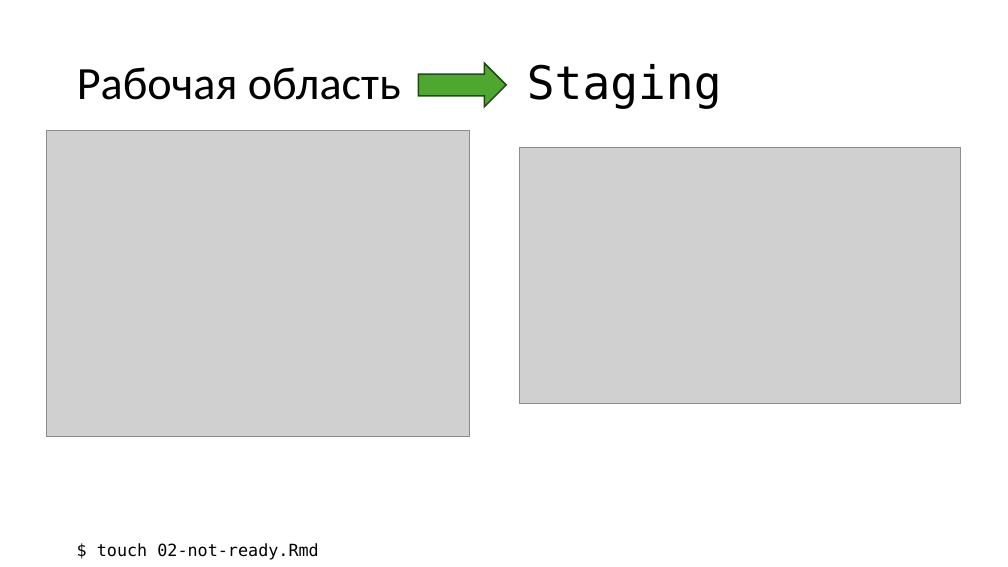
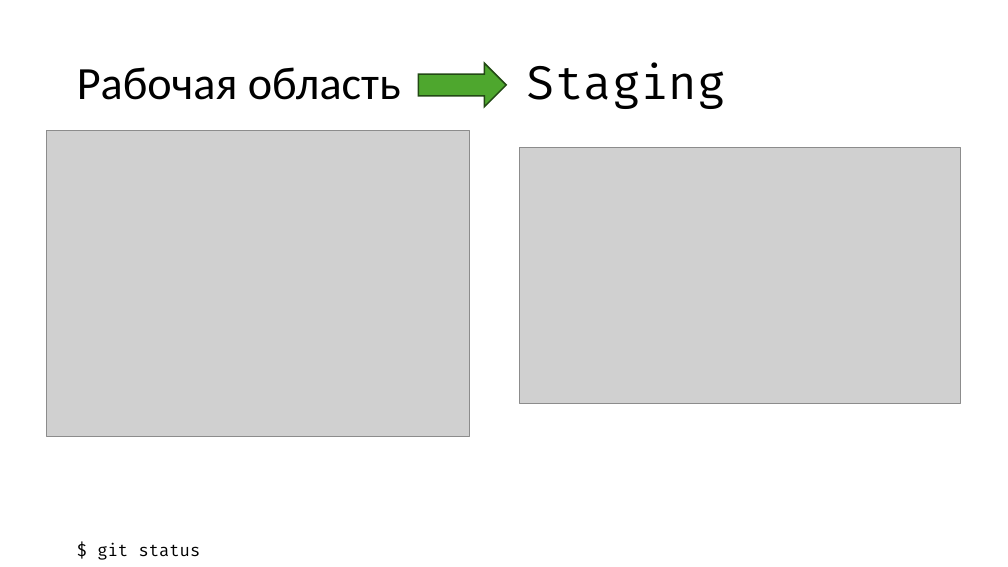
Before and after one commit to yoursdearboy/git-101, a slide deck: slide 45 of slides.pptx (slide 16 before the commit). Drawn at 1008x567 pixels with LibreOffice and Linux fonts; fonts in the diff are those of the drawing; grey boxes stand for pictures. Boxes give left, top, right and bottom in pixels: in the first picture for what was removed or moved away, otherwise in the second. Text is boxed around its words. In the diff, an @@ line names an element or a change of style, - is before the commit and + after.

```diff
--- a/slides.pptx
+++ b/slides.pptx
@@ text "Staging" at (527, 62, 726, 109): font DejaVu Sans Mono to Fira Code @@
@@ text at (97, 543, 201, 560): text changed; font DejaVu Sans Mono to Fira Code @@
-$ touch 02-not-ready.Rmd
+$ git status
```
Also in this commit, not shown: 36 other slides changed, 20 slides added, 11 slides removed, 2 other files.
